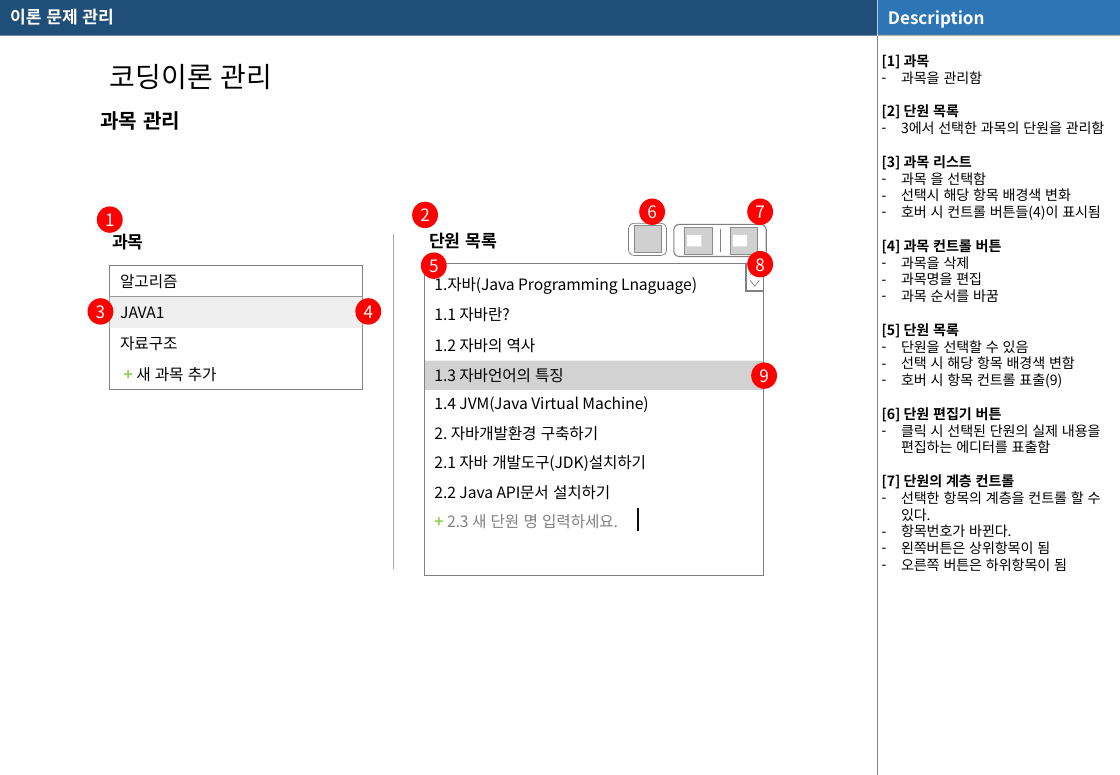
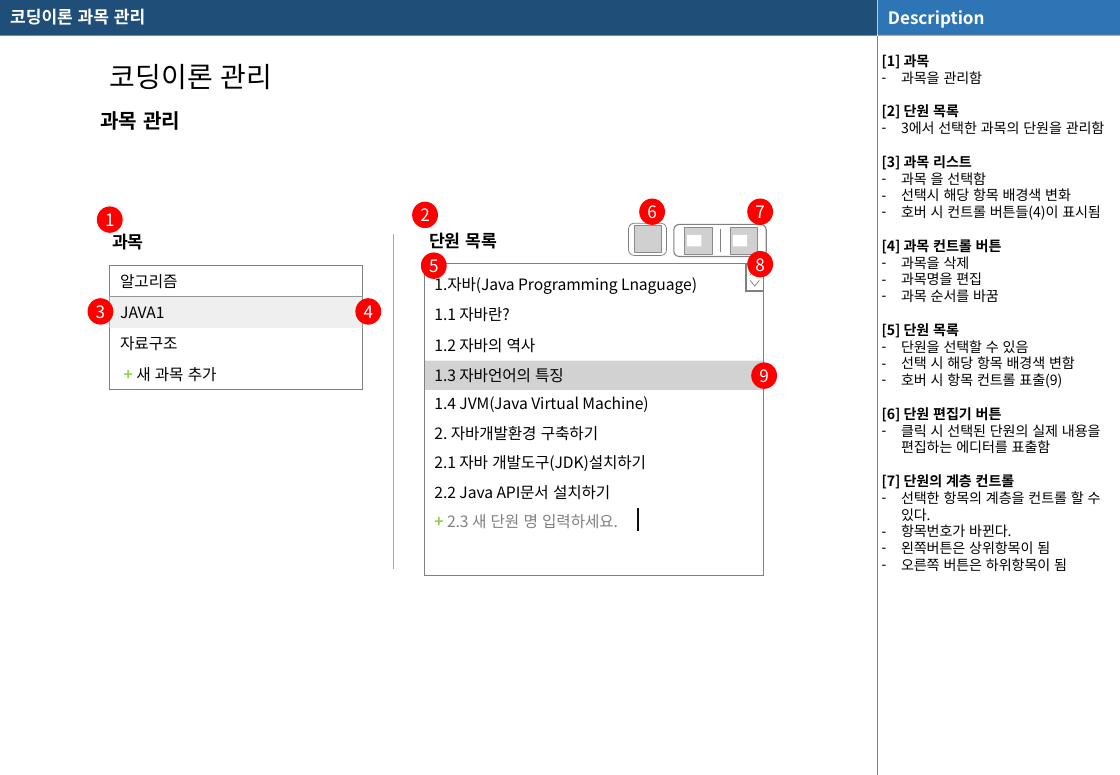
Before and after one commit to Uginim/JavaSWEngineeringCourse, a slide deck: slide 18 of documents/팀프로젝트/화면설계/화면정의서_200304_1528.pptx. Drawn at 1120x775 pixels with LibreOffice and Linux fonts; fonts in the diff are those of the drawing; grey boxes stand for pictures; background and template pictures are left out. Boxes give left, top, right and bottom in pixels: in the first picture for what was removed or moved away, otherwise in the second. Text is boxed around its words. In the diff, an @@ line names an element or a change of style, - is before the commit and + after.

```diff
--- a/documents/팀프로젝트/화면설계/화면정의서_200304_1528.pptx
+++ b/documents/팀프로젝트/화면설계/화면정의서_200304_1528.pptx
@@ text at (10, 8, 145, 25): text changed @@
-이론 문제 관리
+코딩이론 과목 관리
```
Also in this commit, not shown: 4 other slides changed, 1 slide added, 1 slide removed, 4 other files.
